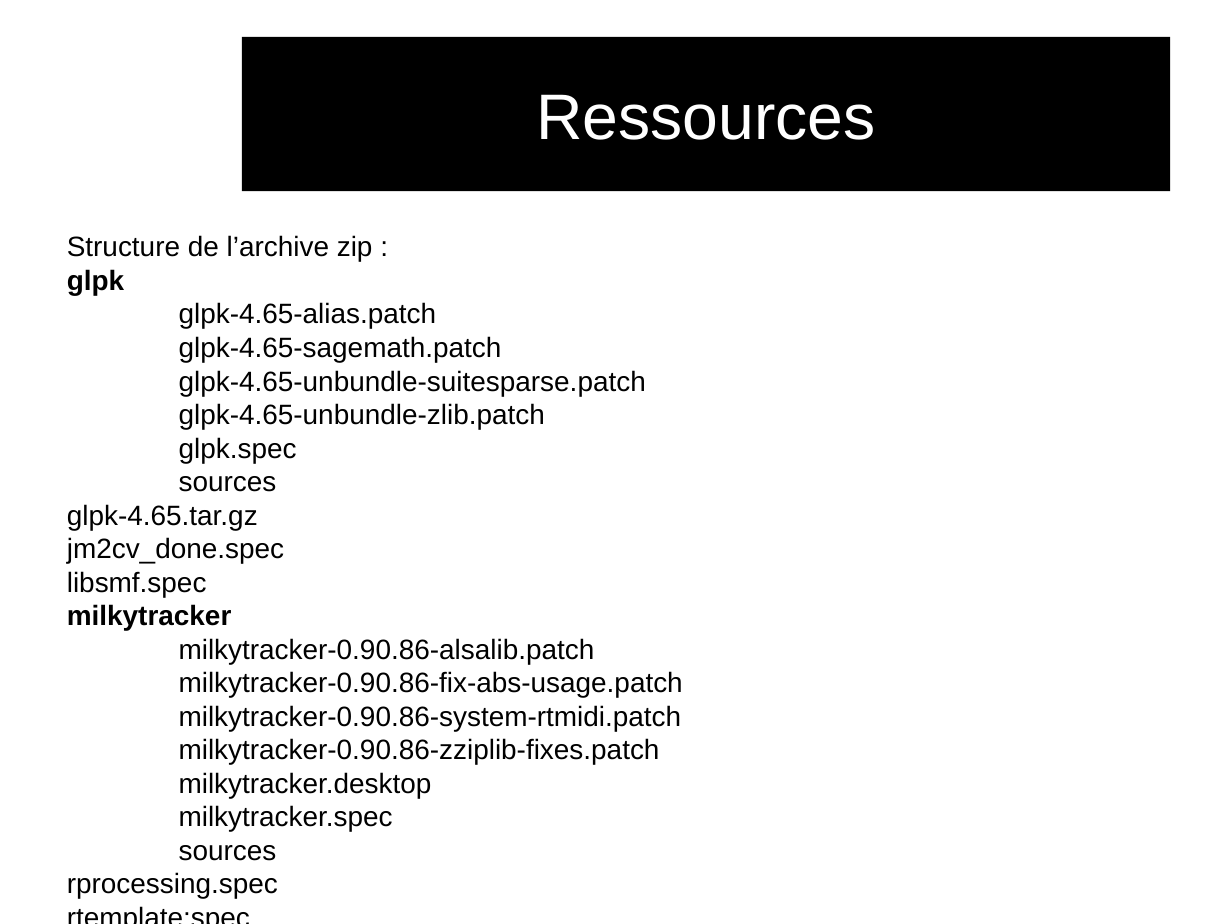
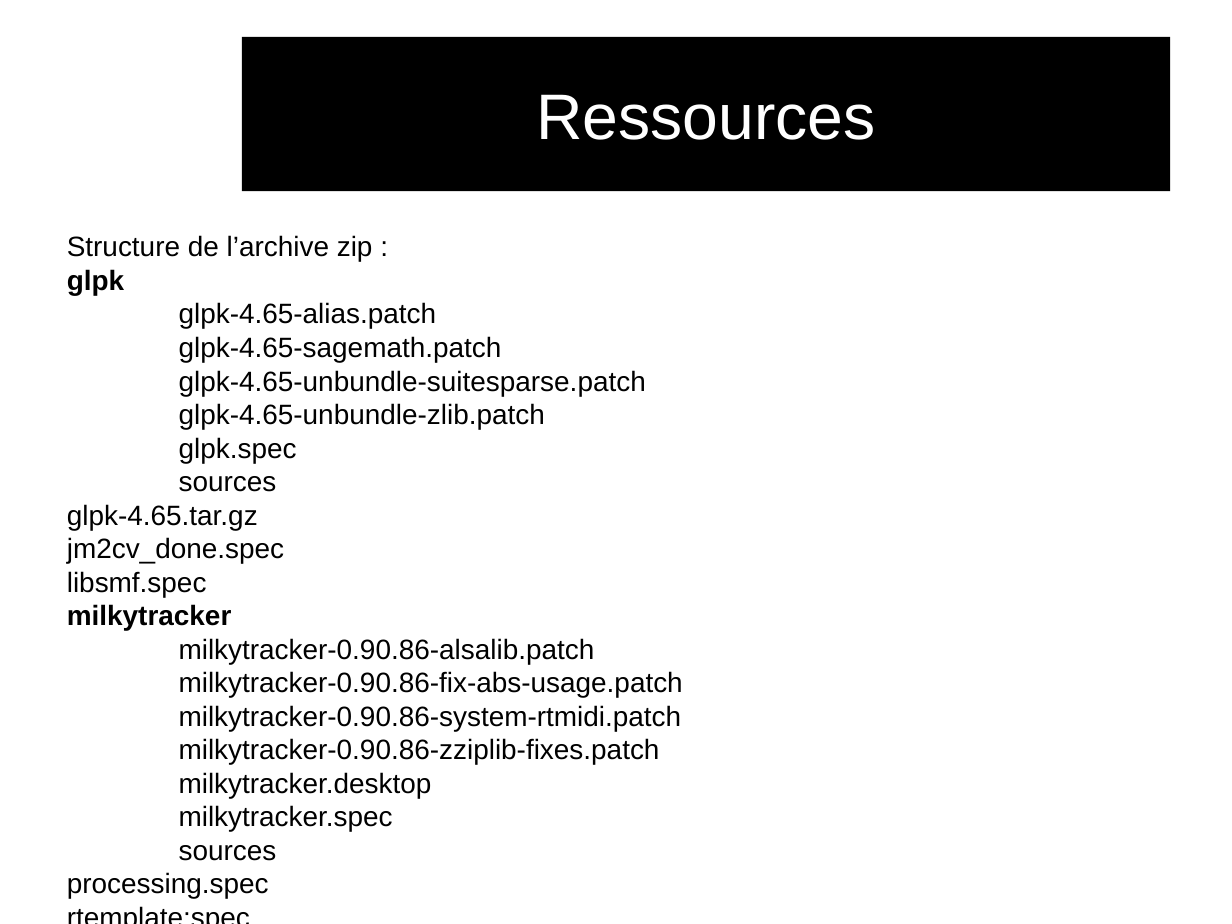
Before and after one commit to audinux/audinux.github.io, a slide deck: slide 41 of workshop/rpm/rpm.odp. Drawn at 1232x924 pixels with LibreOffice and Linux fonts; fonts in the diff are those of the drawing; background and template pictures are left out. Boxes give left, top, right and bottom in pixels: in the first picture for what was removed or moved away, otherwise in the second. Text is boxed around its words. In the diff, an @@ line names an element or a change of style, - is before the commit and + after.

Commit message:
fix typo

```diff
--- a/workshop/rpm/rpm.odp
+++ b/workshop/rpm/rpm.odp
@@ text at bbox=[67, 872, 269, 899]: text changed @@
-rprocessing.spec
+processing.spec
```
